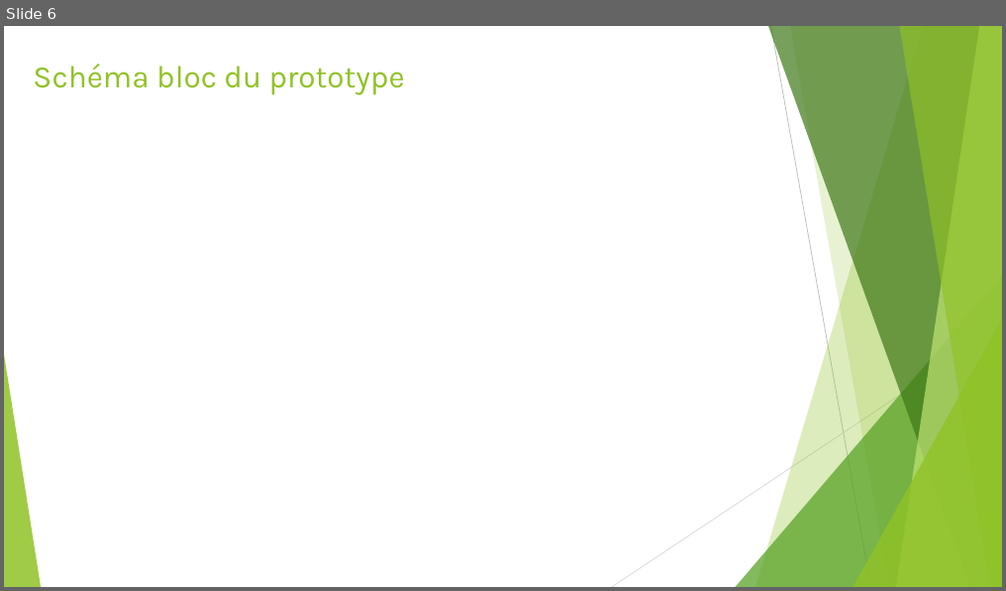
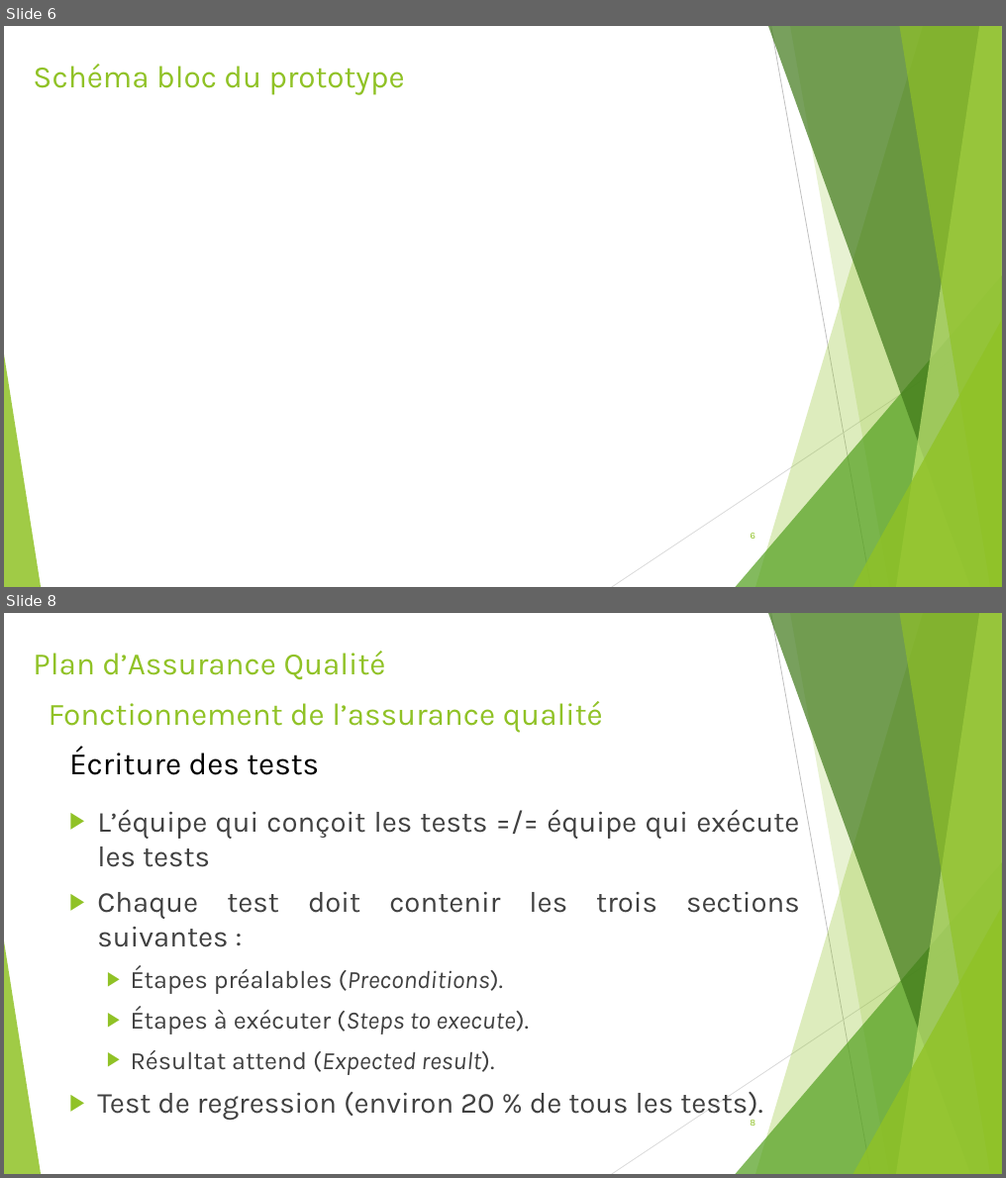
Before and after one commit to gab4321/ProjetS5, a slide deck: Gestion/S5_Revue1_2_Projet.pptx. Shown one above the other, each under a label of ours: slide 6 before the commit, slides 6 and 8 after it; the slides between them are not shown. The pictures are 1006x591 and 1006x1178 pixels, drawn with LibreOffice and Linux fonts; fonts in the diff are those of the drawing. Boxes give left, top, right and bottom in pixels: in the first picture for what was removed or moved away, otherwise in the second. Text is boxed around its words. In the diff, an @@ line names an element or a change of style, - is before the commit and + after.

```diff
--- a/Gestion/S5_Revue1_2_Projet.pptx
+++ b/Gestion/S5_Revue1_2_Projet.pptx
@@ slide 8 added at (x1=4, y1=613, x2=1002, y2=1174), background #FFFFFF; not listed: 10 template elements that a slide beside it also shows @@
@@ title added at (x1=33, y1=651, x2=386, y2=680), 30 pt, text #90C226 @@
+Plan d’Assurance Qualité
@@ text added at (x1=49, y1=701, x2=603, y2=733), 30 pt, text #90C226 @@
+Fonctionnement de l’assurance qualité
@@ text added at (x1=69, y1=747, x2=319, y2=775), 30 pt, text #000000 @@
+Écriture des tests
@@ text added at (x1=97, y1=809, x2=800, y2=1121), 28 pt, text #404040 @@
+▶ L’équipe qui conçoit les tests =/= équipe qui exécute les tests
+▶ Chaque test doit contenir les trois sections suivantes :
+  ▶ Étapes préalables (Preconditions).
+  ▶ Étapes à exécuter (Steps to execute).
+  ▶ Résultat attend (Expected result).
+▶ Test de regression (environ 20 % de tous les tests).
@@ page number added at (x1=749, y1=1120, x2=755, y2=1126), 9 pt, text #90C226 @@
+8
@@ slide 6 changed as well @@
@@ page number added at (x1=750, y1=533, x2=755, y2=539), 9 pt, text #90C226 @@
+6
```
Also in this commit, not shown: 11 other slides changed, 4 other slides added, 2 other files.
